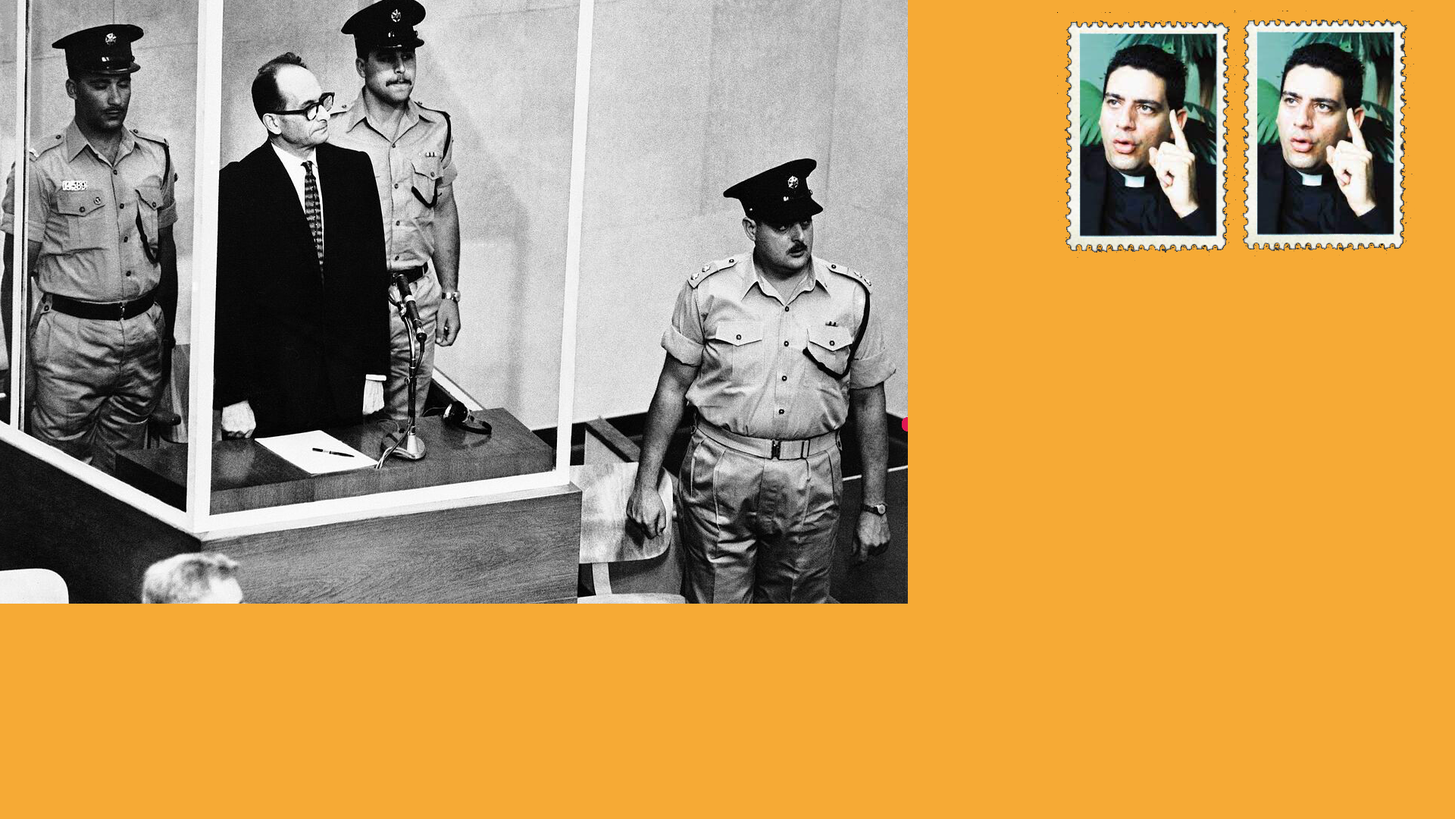
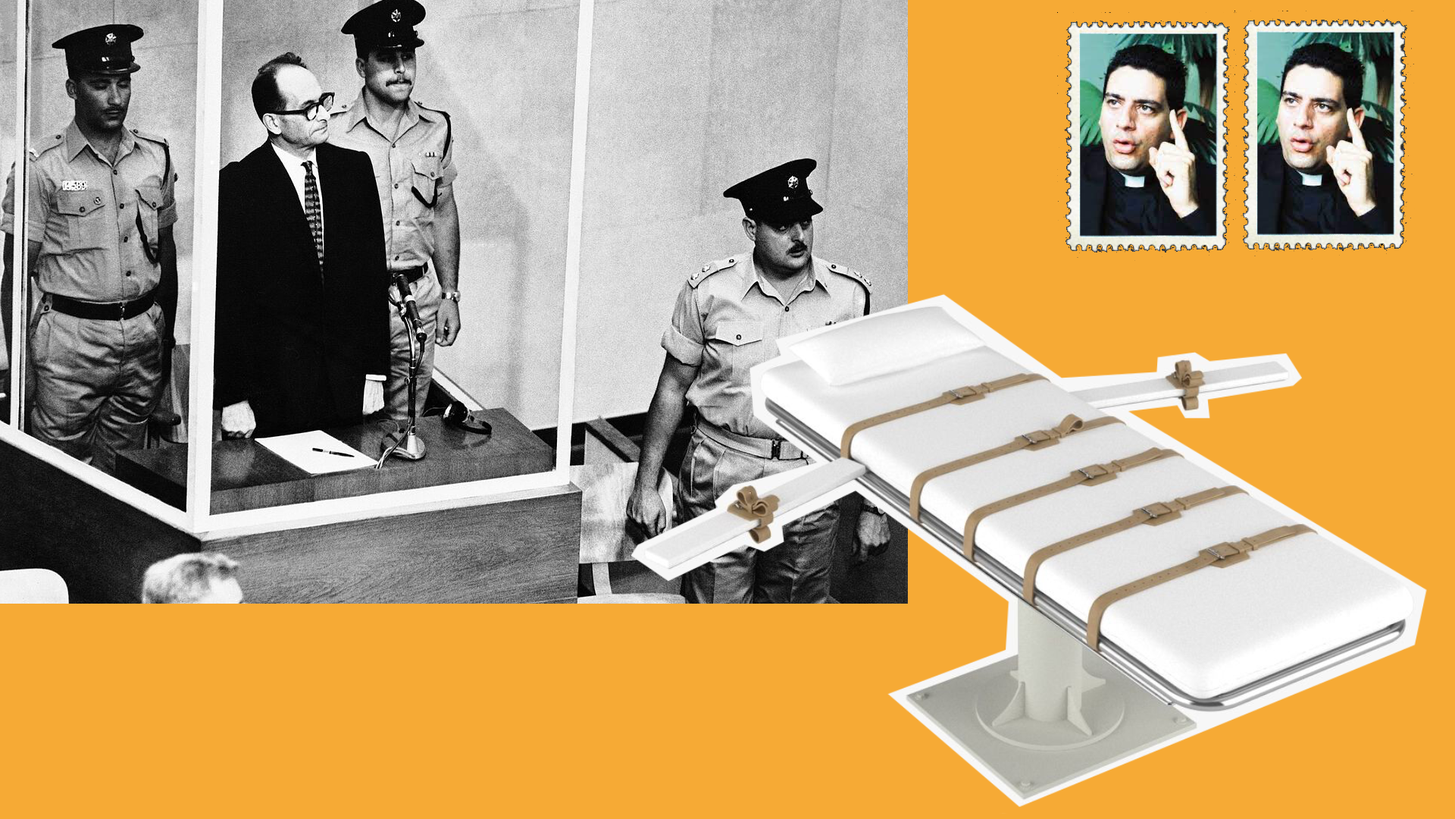
Layers edited between the first and the second 1455px x 819px image:
added layer "Pasted Layer #1" above "Pasted Layer" over (629, 293, 1428, 814)
